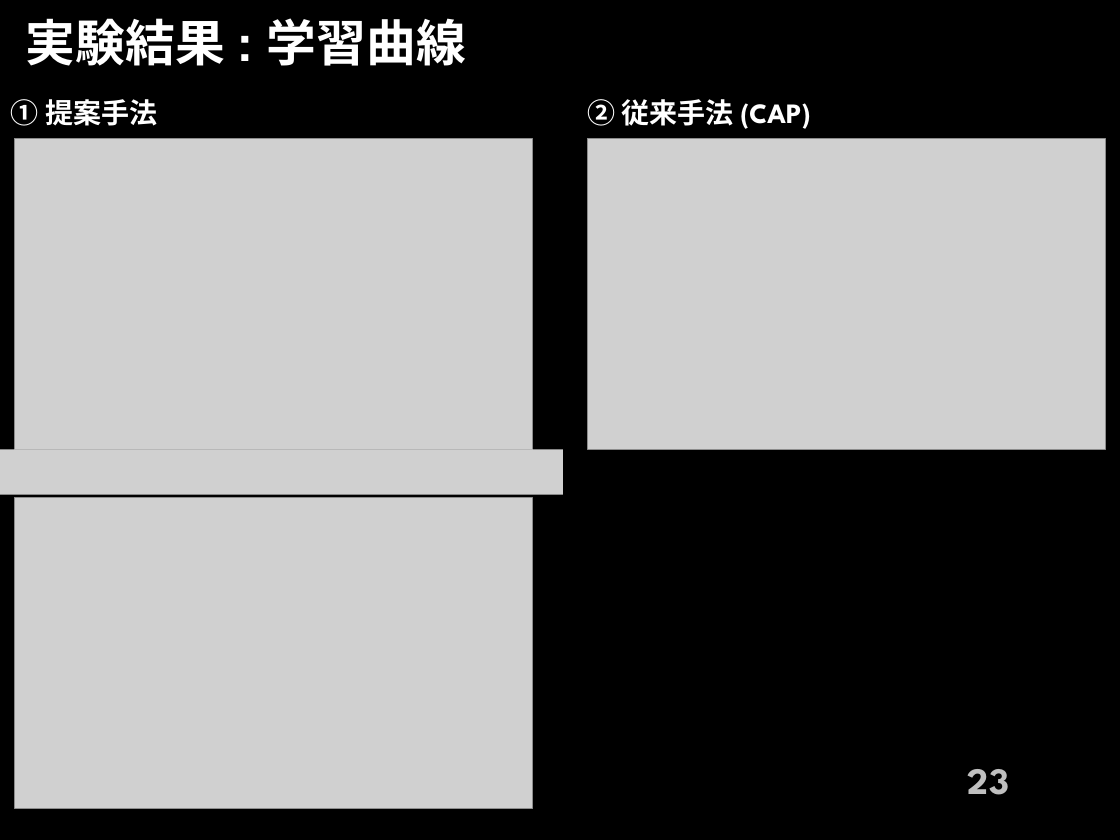
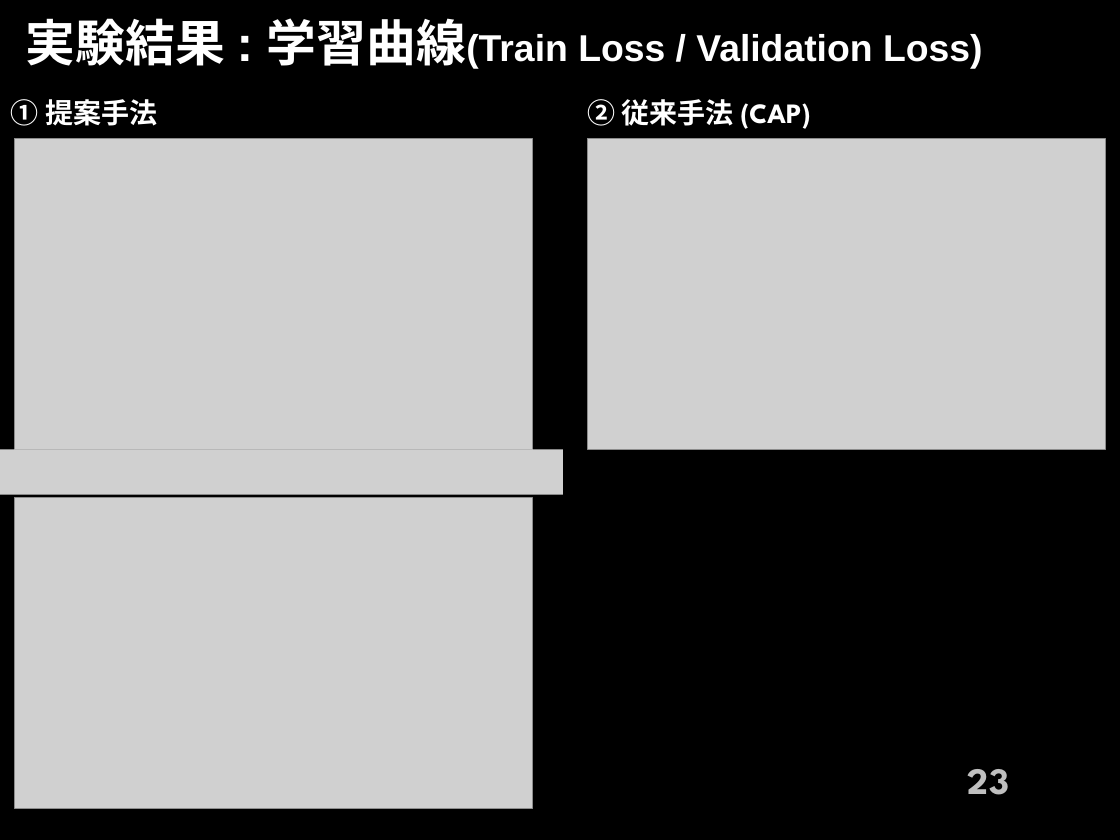
Before and after one commit to 1g-hub/takayama_b, a slide deck: slide 23 of Weekly_Report/2024_kouki/2nd/2024_2nd_takayama.pptx. Drawn at 1120x840 pixels with LibreOffice and Linux fonts; fonts in the diff are those of the drawing; grey boxes stand for pictures; background and template pictures are left out. Boxes give left, top, right and bottom in pixels: in the first picture for what was removed or moved away, otherwise in the second. Text is boxed around its words. In the diff, an @@ line names an element or a change of style, - is before the commit and + after.

```diff
--- a/Weekly_Report/2024_kouki/2nd/2024_2nd_takayama.pptx
+++ b/Weekly_Report/2024_kouki/2nd/2024_2nd_takayama.pptx
@@ text at <box>26,18,983,69</box>: text changed; size 32 to 24 pt @@
-実験結果 : 学習曲線
+実験結果 : 学習曲線(Train Loss / Validation Loss)
```
Also in this commit, not shown: 2 other slides changed, 1 other file.
